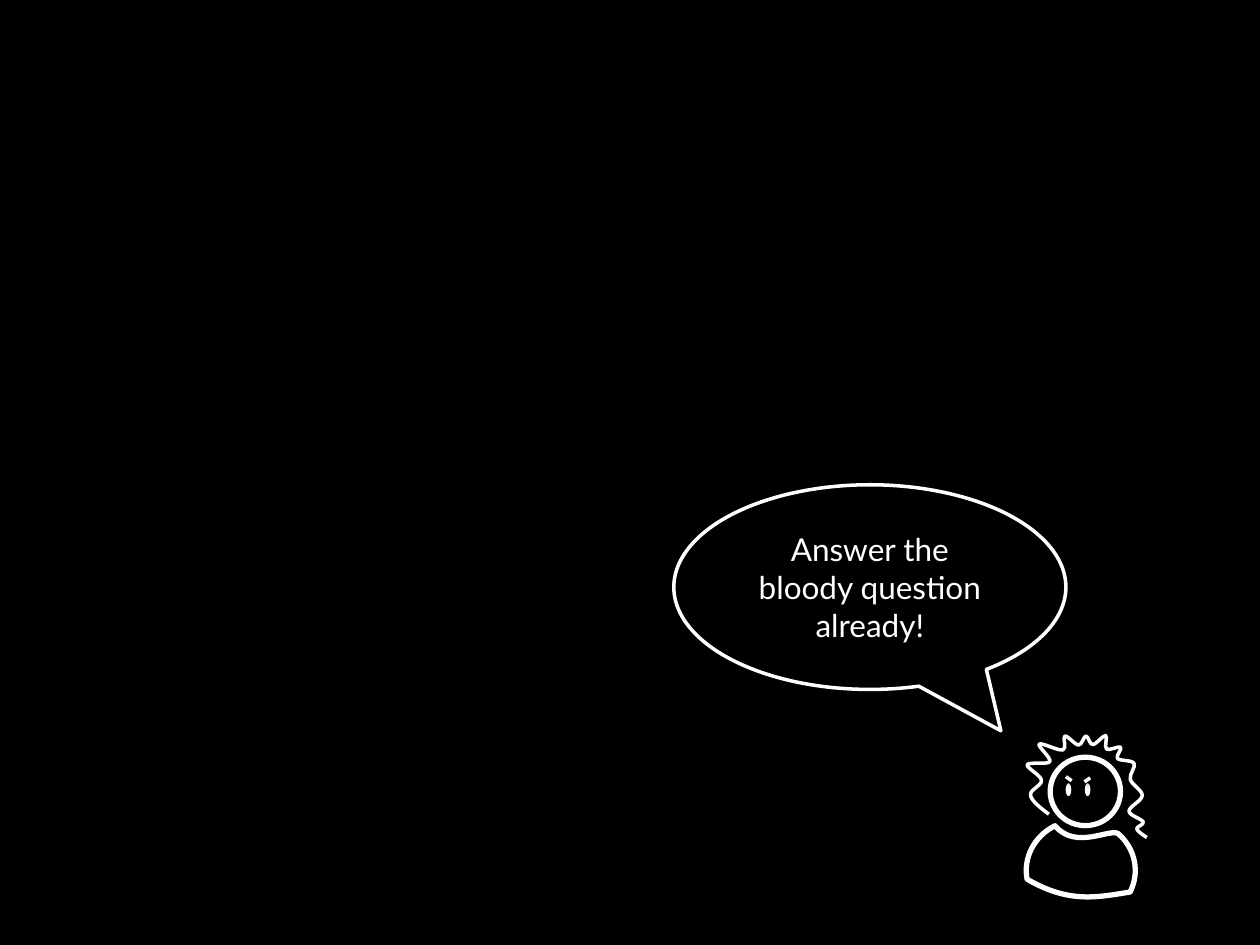
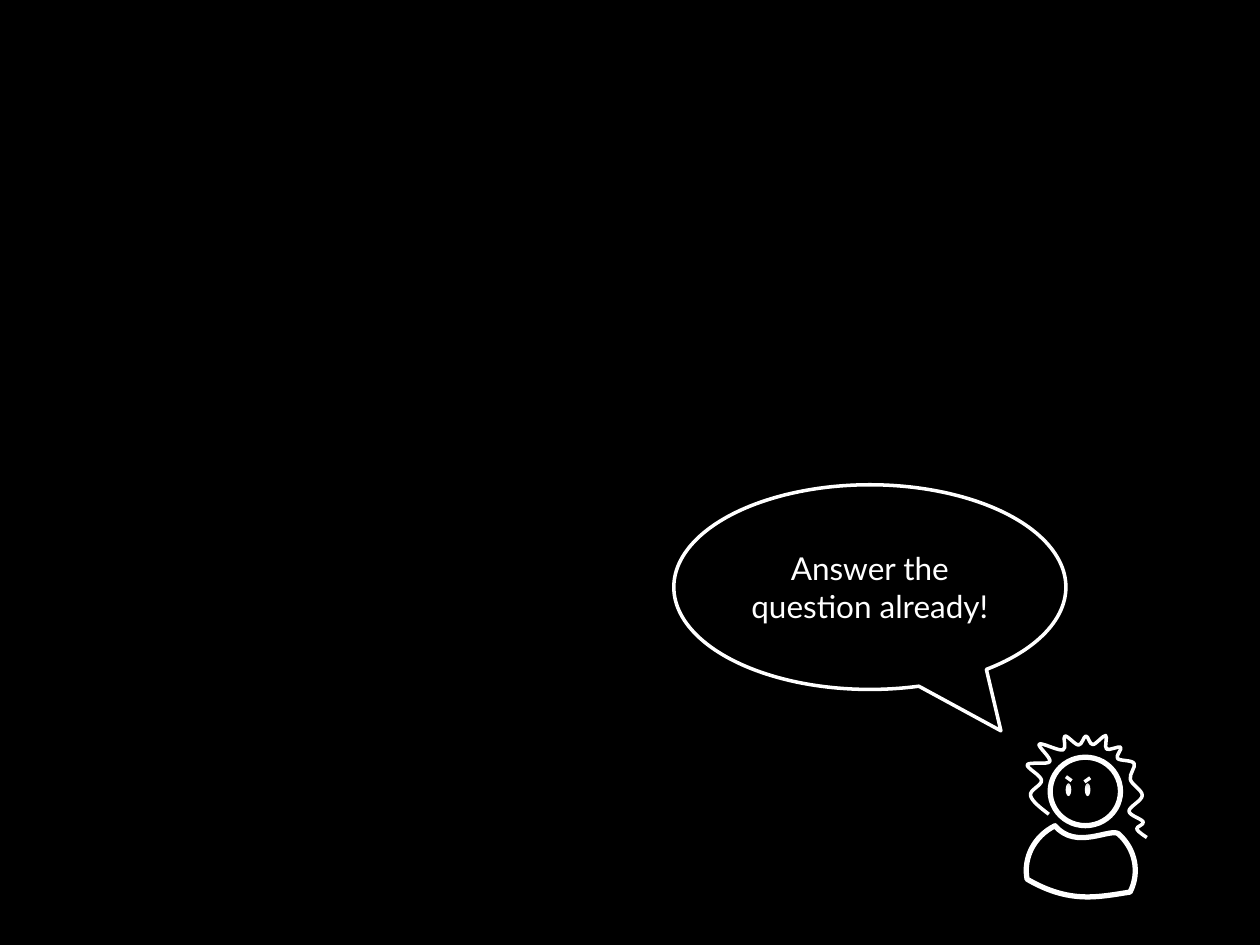
Before and after one commit to socketwench/introToContentTypes, a slide deck: slide 18 of src/introToContentTypes.pptx (slide 17 before the commit). Drawn at 1260x945 pixels with LibreOffice and Linux fonts; fonts in the diff are those of the drawing. Boxes give left, top, right and bottom in pixels: in the first picture for what was removed or moved away, otherwise in the second. Text is boxed around its words. In the diff, an @@ line names an element or a change of style, - is before the commit and + after.

```diff
--- a/src/introToContentTypes.pptx
+++ b/src/introToContentTypes.pptx
@@ text in speech bubble at (751, 556, 989, 624): text changed @@
-Answer the bloody question already!
+Answer the question already!
```
Also in this commit, not shown: 1 other slide changed, 10 slides added, 13 other files.
